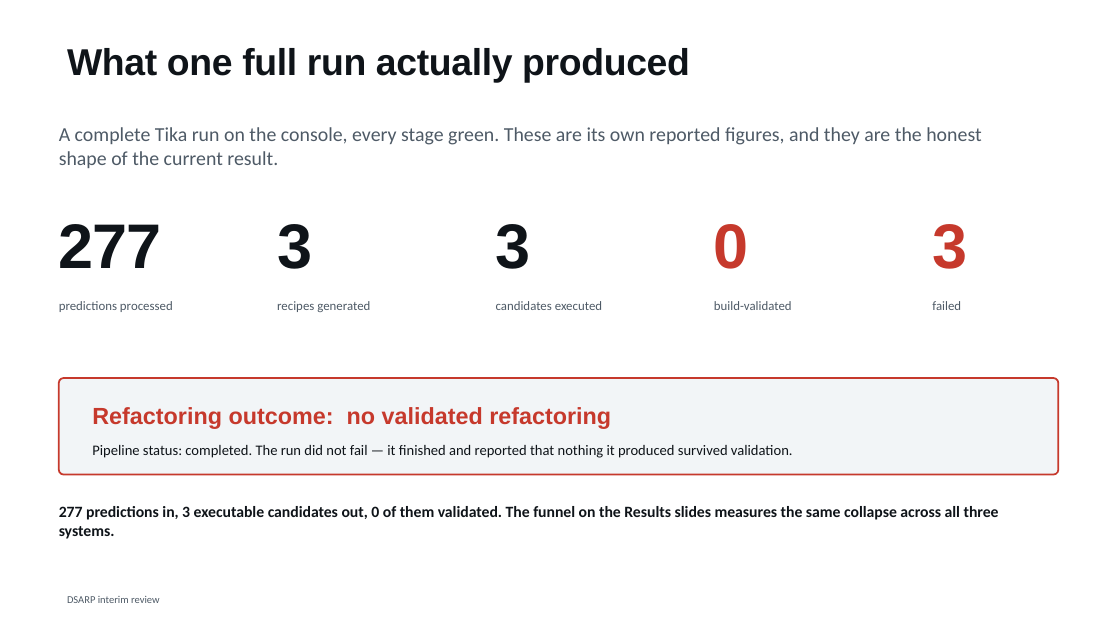
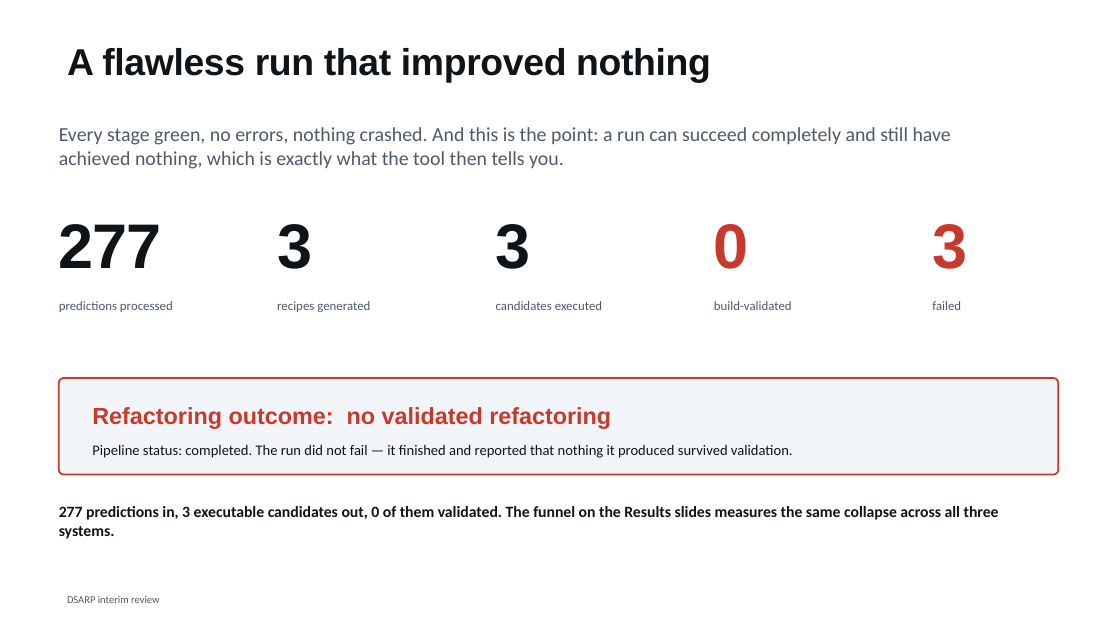
Before and after one commit to shimoriki/DSARPProject, a slide deck: slide 23 of docs/DSARP_interim_review.pptx (slide 22 before the commit). Drawn at 1120x630 pixels with LibreOffice and Linux fonts; fonts in the diff are those of the drawing. Boxes give left, top, right and bottom in pixels: in the first picture for what was removed or moved away, otherwise in the second. Text is boxed around its words. In the diff, an @@ line names an element or a change of style, - is before the commit and + after.

```diff
--- a/docs/DSARP_interim_review.pptx
+++ b/docs/DSARP_interim_review.pptx
@@ title at [67,48,711,82]: text changed @@
-What one full run actually produced
+A flawless run that improved nothing
@@ text at [59,127,951,169]: text changed @@
-A complete Tika run on the console, every stage green. These are its own reported figures, and they are the honest shape of the current result.
+Every stage green, no errors, nothing crashed. And this is the point: a run can succeed completely and still have achieved nothing, which is exactly what the tool then tells you.
```
Also in this commit, not shown: 35 other slides changed, 2 slides added, 3 other files.
